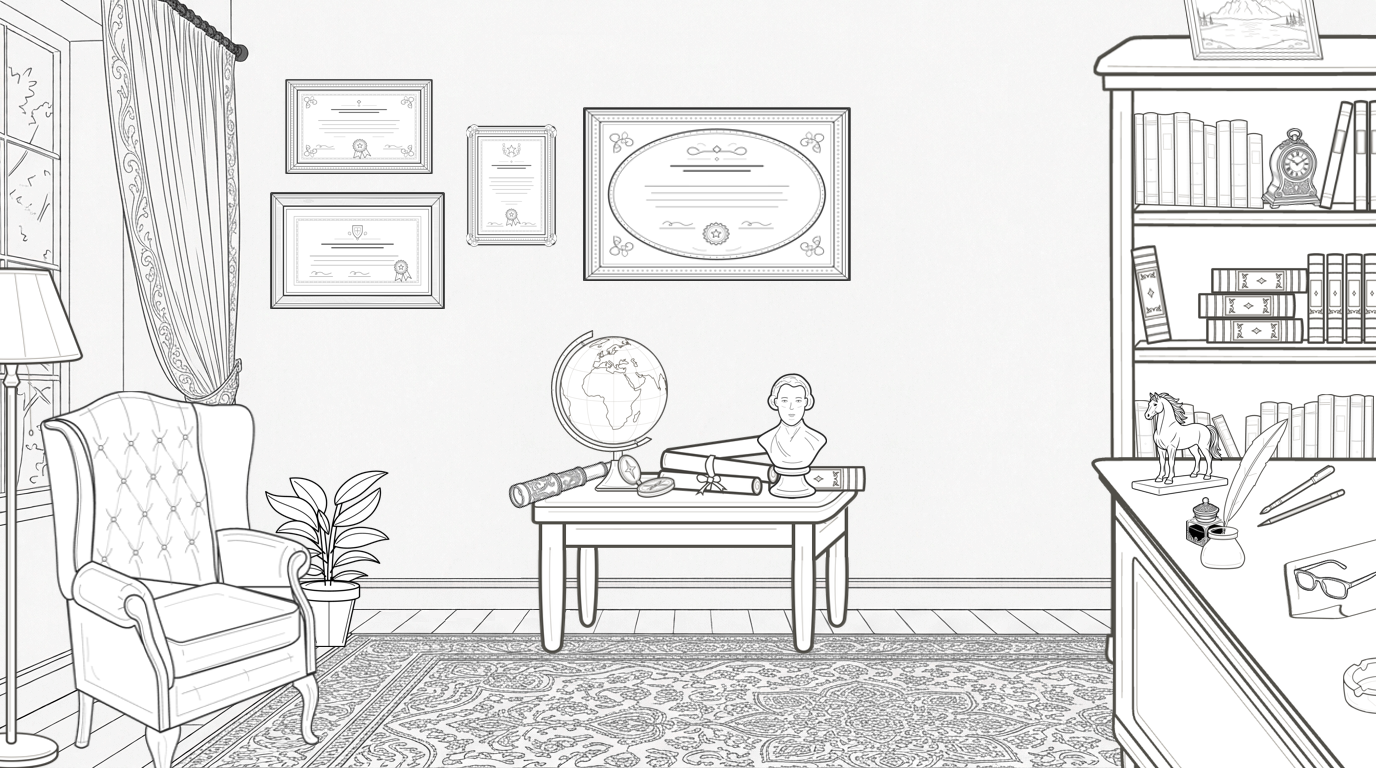
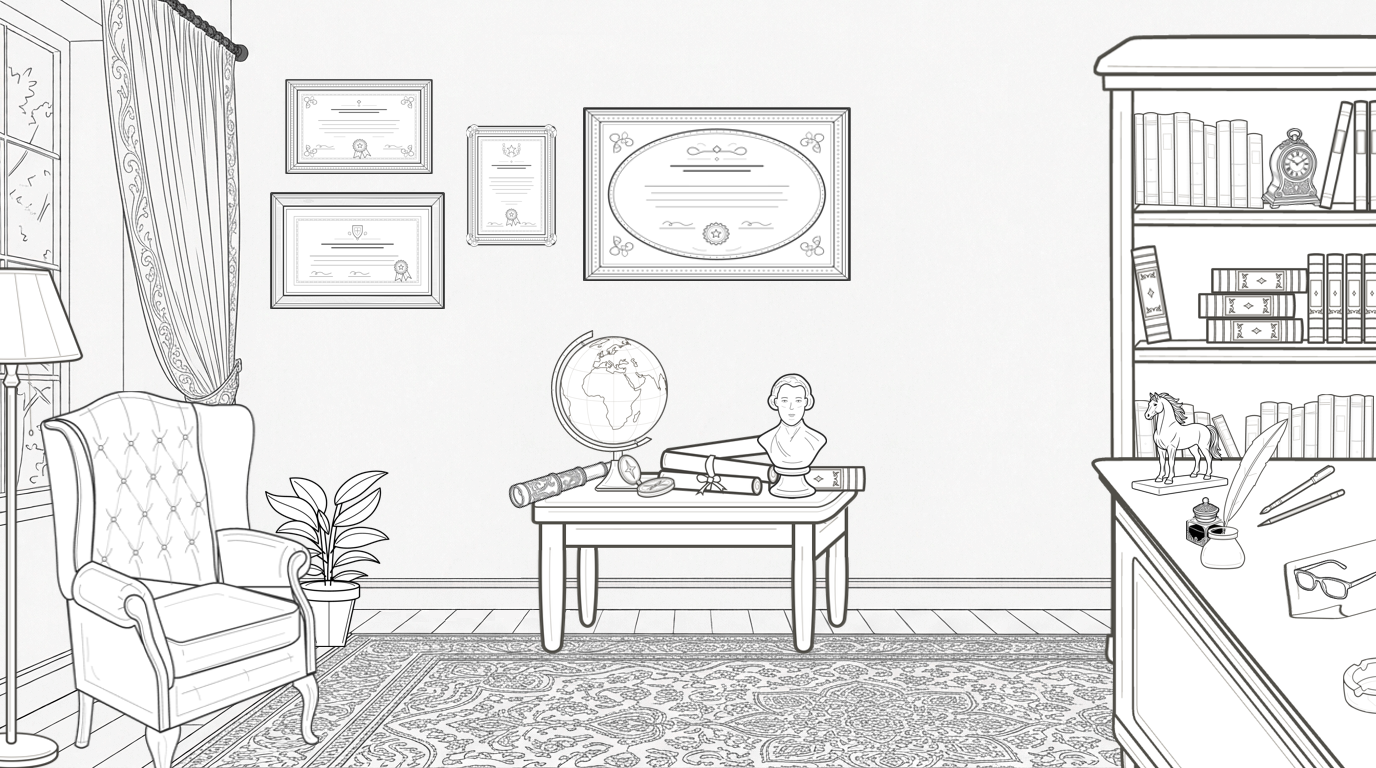
Comparing the layer stacks of the two 1376×768 images. Changes:
hid "framed-mountain-lake.png" over bbox(1183, 0, 1324, 61)
painted on "book-spine-03-small.png" (1st of 3) over bbox(1280, 0, 1324, 61)
painted on "book-row-02.png" (2nd of 2) over bbox(1183, 0, 1324, 61)
painted on "bookshelf-storybook-four-shelves-empty.png" over bbox(1183, 0, 1324, 61)
painted on "Background" over bbox(1183, 0, 1324, 61)
painted on "Paint Layer 1" over bbox(1183, 0, 1324, 61)
